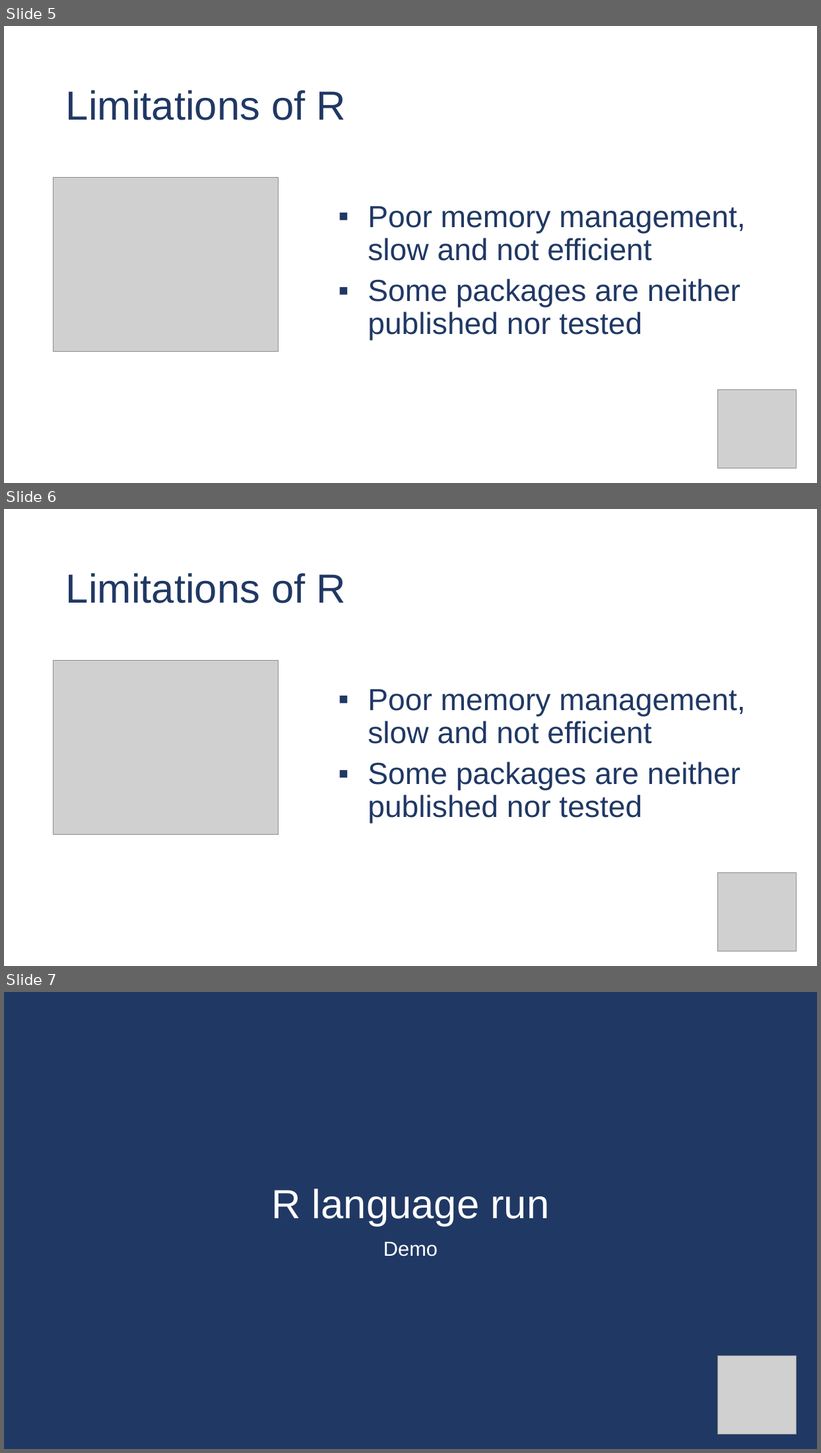
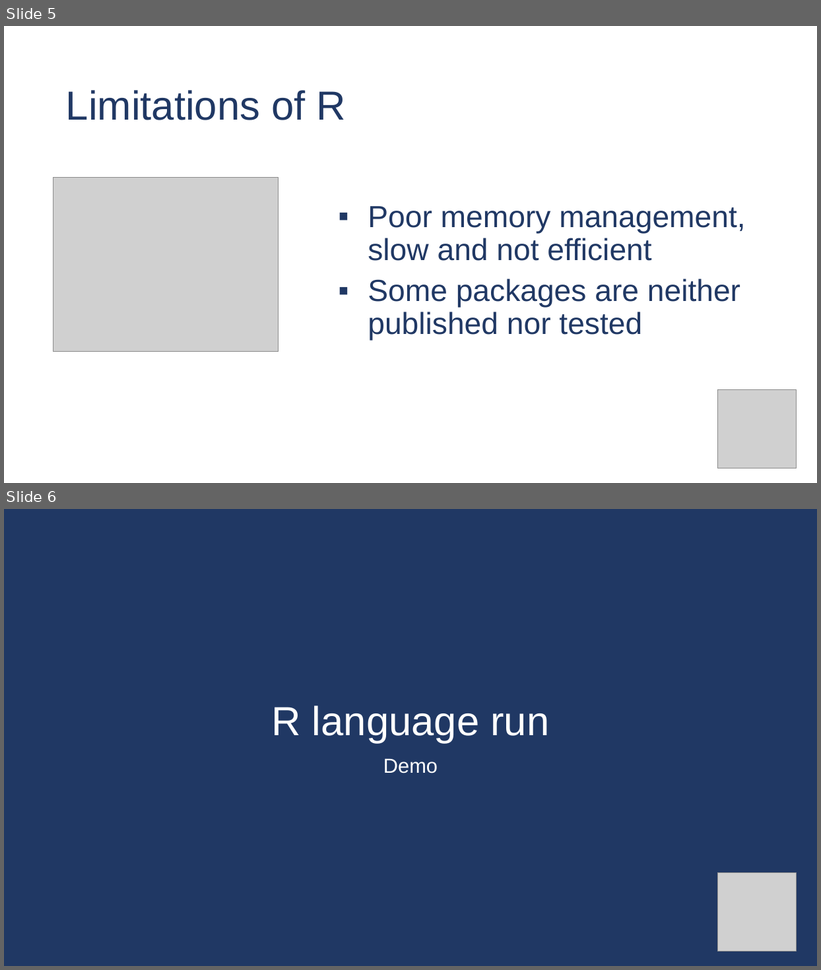
Before and after one commit to jbquijano/Metabarcoding-Workshop, a slide deck: Session-03-ITS2_Symbiodiniaceae_workflow_in_R_and_RStudio/Session-03-03-Short-intro-to-R.pptx. Shown one above the other, each under a label of ours: slides 5, 6 and 7 before the commit, slides 5 and 6 after it. The pictures are 821x1453 and 821x970 pixels, drawn with LibreOffice and Linux fonts; fonts in the diff are those of the drawing; grey boxes stand for pictures. Boxes give left, top, right and bottom in pixels: in the first picture for what was removed or moved away, otherwise in the second. Text is boxed around its words. In the diff, an @@ line names an element or a change of style, - is before the commit and + after.

```diff
--- a/Session-03-ITS2_Symbiodiniaceae_workflow_in_R_and_RStudio/Session-03-03-Short-intro-to-R.pptx
+++ b/Session-03-ITS2_Symbiodiniaceae_workflow_in_R_and_RStudio/Session-03-03-Short-intro-to-R.pptx
@@ slide 6 removed at (4, 509, 817, 966), background #FFFFFF @@
@@ title removed at (66, 573, 346, 603) @@
-Limitations of R
@@ picture removed at (54, 661, 279, 835) @@
@@ text removed at (368, 689, 745, 824) @@
-▪ Poor memory management, slow and not efficient
-▪ Some packages are neither published nor tested
@@ picture removed at (717, 873, 797, 952) @@
@@ what was slide 7 is now slide 6 @@
```
Also in this commit, not shown: 8 other files.
